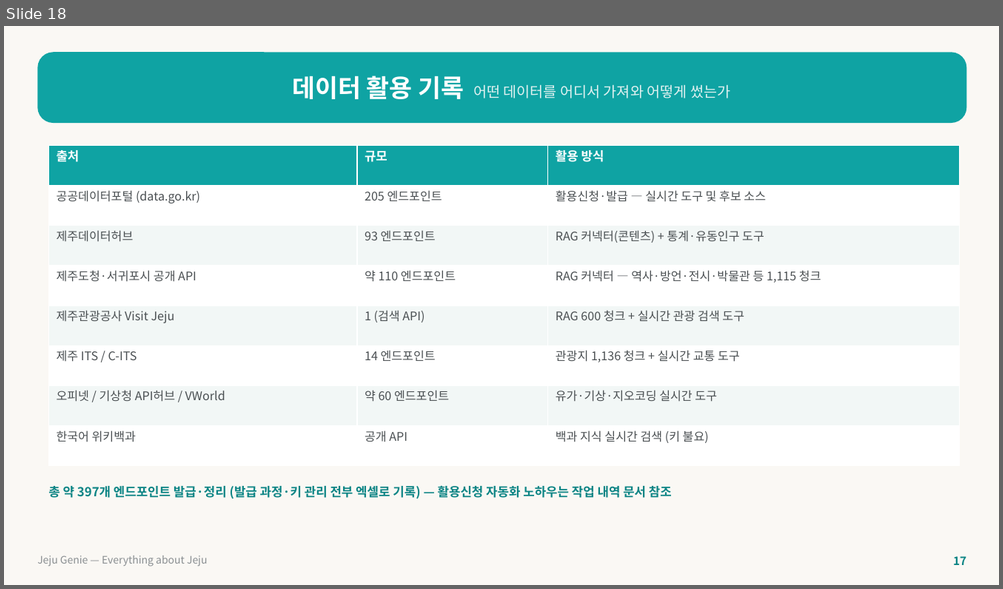
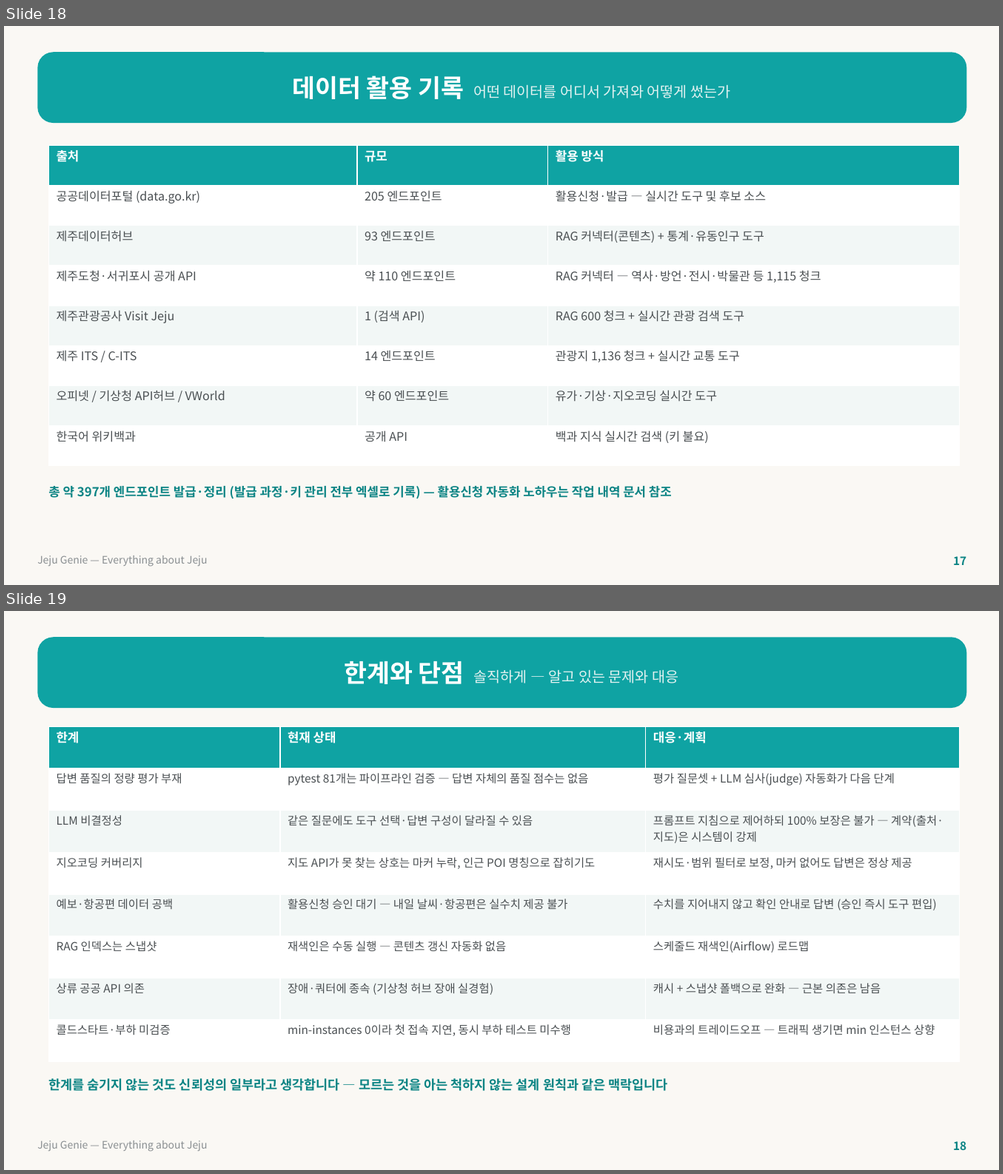
Before and after one commit to juyoo0729/jeju-genie, a slide deck: doc/제주지니_발표자료.pptx. Shown one above the other, each under a label of ours: slide 18 before the commit, slides 18 and 19 after it. The pictures are 1003x589 and 1003x1174 pixels, drawn with LibreOffice and Linux fonts; fonts in the diff are those of the drawing. Boxes give left, top, right and bottom in pixels: in the first picture for what was removed or moved away, otherwise in the second. Text is boxed around its words. In the diff, an @@ line names an element or a change of style, - is before the commit and + after.

Commit message:
발표자료: '한계와 단점' 슬라이드 추가 (7개 항목 + 대응 계획)

```diff
--- a/doc/제주지니_발표자료.pptx
+++ b/doc/제주지니_발표자료.pptx
@@ slide 19 added at <box>4,611,999,1170</box>, background #FFFFFF @@
@@ rectangle added at <box>4,611,999,1170</box>, fill #FAF8F4 @@
@@ rounded rectangle added at <box>37,637,967,708</box>, fill #0FA3A3, 14 pt, text #E2F2F1 @@
+한계와 단점 솔직하게 — 알고 있는 문제와 대응
@@ table added at <box>48,726,959,1062</box>, 8 rows, 3 columns @@
+한계 | 현재 상태 | 대응·계획
+답변 품질의 정량 평가 부재 | pytest 81개는 파이프라인 검증 — 답변 자체의 품질 점수는 없음 | 평가 질문셋 + LLM 심사(judge) 자동화가 다음 단계
+LLM 비결정성 | 같은 질문에도 도구 선택·답변 구성이 달라질 수 있음 | 프롬프트 지침으로 제어하되 100% 보장은 불가 — 계약(출처·지도)은 시스템이 강제
+지오코딩 커버리지 | 지도 API가 못 찾는 상호는 마커 누락, 인근 POI 명칭으로 잡히기도 | 재시도·범위 필터로 보정, 마커 없어도 답변은 정상 제공
+예보·항공편 데이터 공백 | 활용신청 승인 대기 — 내일 날씨·항공편은 실수치 제공 불가 | 수치를 지어내지 않고 확인 안내로 답변 (승인 즉시 도구 편입)
+RAG 인덱스는 스냅샷 | 재색인은 수동 실행 — 콘텐츠 갱신 자동화 없음 | 스케줄드 재색인(Airflow) 로드맵
+상류 공공 API 의존 | 장애·쿼터에 종속 (기상청 허브 장애 실경험) | 캐시 + 스냅샷 폴백으로 완화 — 근본 의존은 남음
+콜드스타트·부하 미검증 | min-instances 0이라 첫 접속 지연, 동시 부하 테스트 미수행 | 비용과의 트레이드오프 — 트래픽 생기면 min 인스턴스 상향
@@ text added at <box>48,1079,667,1091</box>, 12.5 pt, text #0B8484, bold @@
+한계를 숨기지 않는 것도 신뢰성의 일부라고 생각합니다 — 모르는 것을 아는 척하지 않는 설계 원칙과 같은 맥락입니다
@@ text added at <box>37,1141,208,1152</box>, 10 pt, text #8A8F92 @@
+Jeju Genie — Everything about Jeju
@@ text added at <box>953,1142,966,1150</box>, 11 pt, text #0B8484, bold @@
+18
```
Also in this commit, not shown: 1 slide changed, 1 other file.
